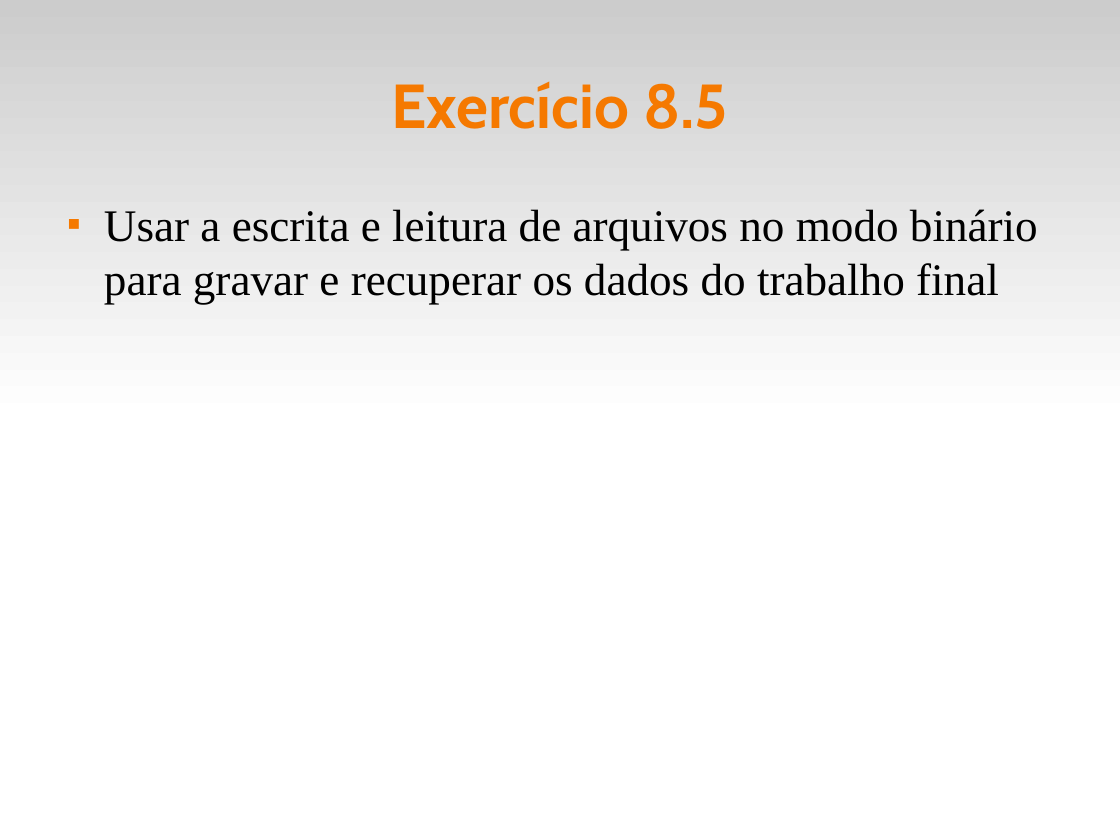
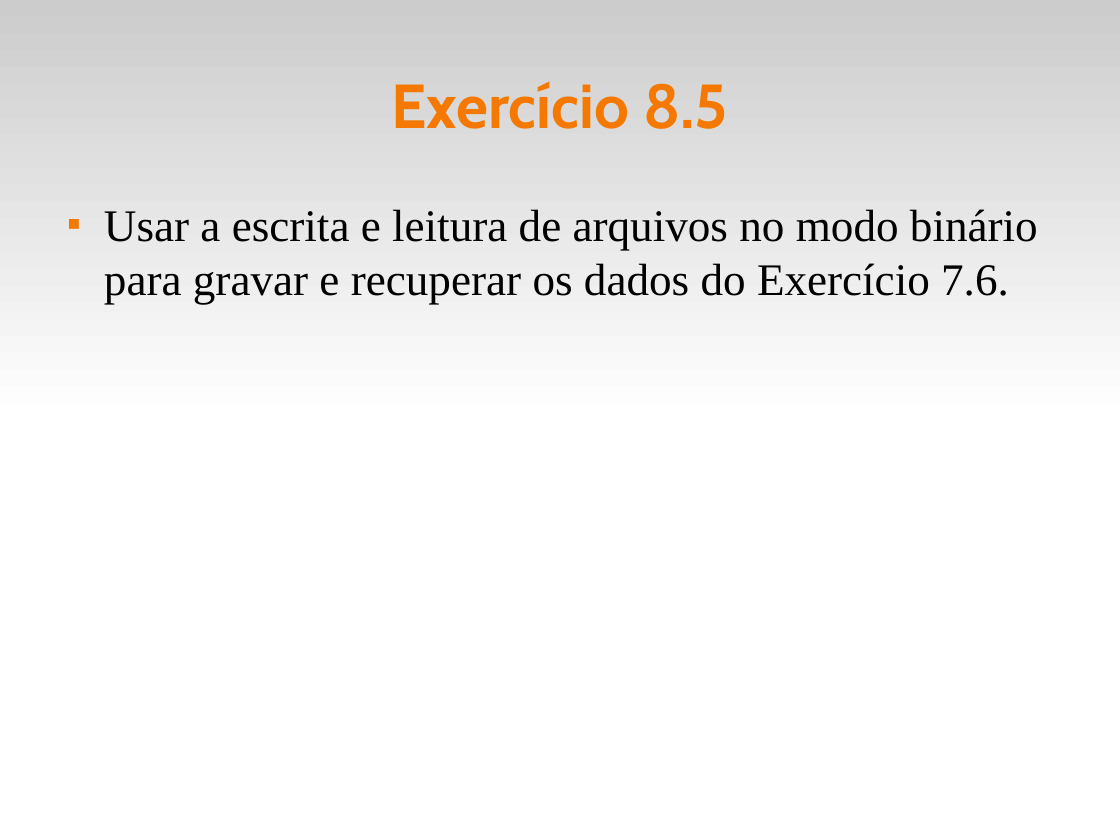
Before and after one commit to fsantanna-uerj/LP1, a slide deck: slide 13 of Slides/lp1-08-arquivos.odp. Drawn at 1120x840 pixels with LibreOffice and Linux fonts; fonts in the diff are those of the drawing. Boxes give left, top, right and bottom in pixels: in the first picture for what was removed or moved away, otherwise in the second. Text is boxed around its words. In the diff, an @@ line names an element or a change of style, - is before the commit and + after.

```diff
--- a/Slides/lp1-08-arquivos.odp
+++ b/Slides/lp1-08-arquivos.odp
@@ text at <box>104,209,1038,305</box>: text changed @@
-■ Usar a escrita e leitura de arquivos no modo binário para gravar e recuperar os dados do trabalho final
+■ Usar a escrita e leitura de arquivos no modo binário para gravar e recuperar os dados do Exercício 7.6.
```
Also in this commit, not shown: 3 other files.
